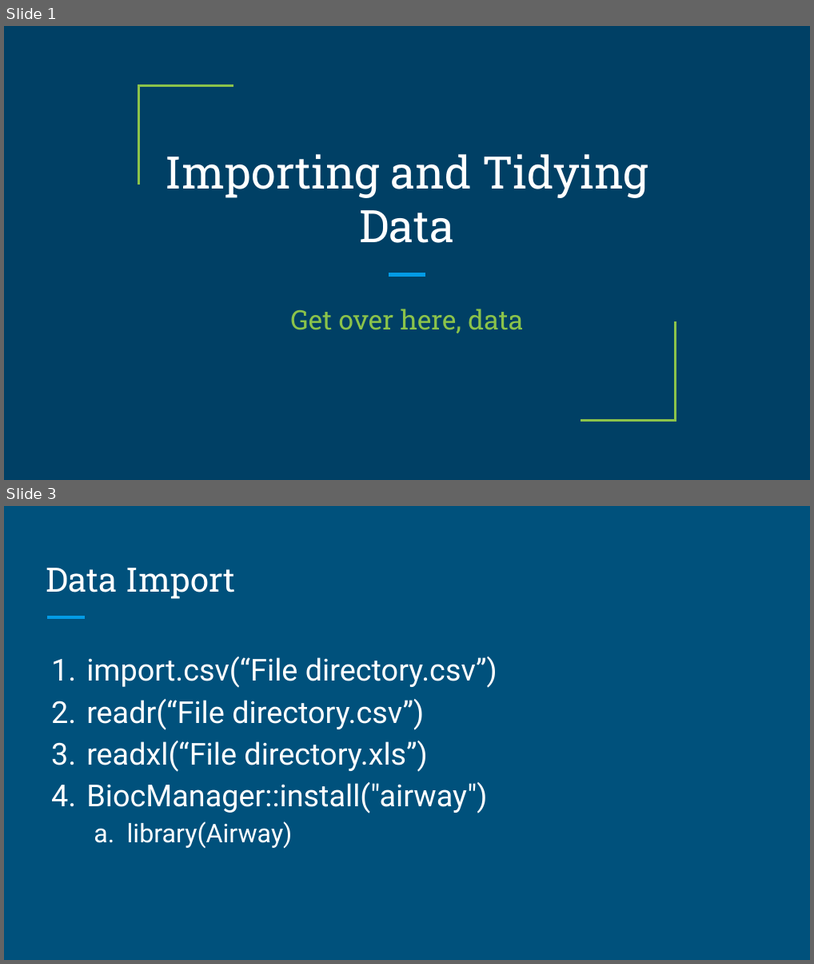
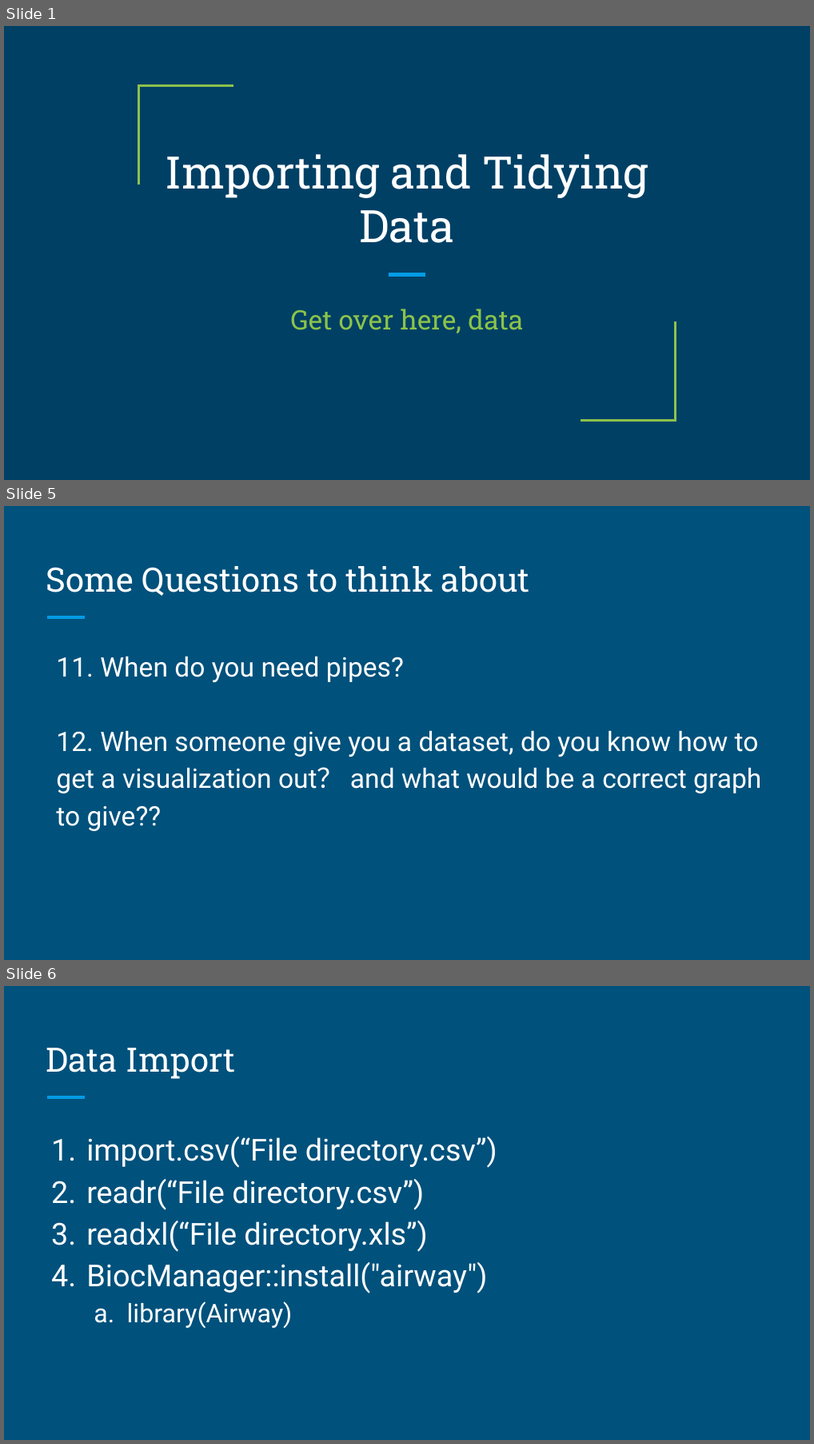
Before and after one commit to brandonyph/APB-Workshop-DataAnalyticsEssentials, a slide deck: Week6-Tidying-Data/W6-Tidying Data.pptx. Shown one above the other, each under a label of ours: slides 1 and 3 before the commit, slides 1, 5 and 6 after it; the slides between them are not shown. The pictures are 814x964 and 814x1444 pixels, drawn with LibreOffice and Linux fonts; fonts in the diff are those of the drawing. Boxes give left, top, right and bottom in pixels: in the first picture for what was removed or moved away, otherwise in the second. Text is boxed around its words. In the diff, an @@ line names an element or a change of style, - is before the commit and + after.

```diff
--- a/Week6-Tidying-Data/W6-Tidying Data.pptx
+++ b/Week6-Tidying-Data/W6-Tidying Data.pptx
@@ slide 5 added at (x1=4, y1=506, x2=810, y2=960), background #00517C; not listed: 1 template element that a slide beside it also shows @@
@@ title added at (x1=46, y1=566, x2=530, y2=596), 30 pt, text #FFFFFF @@
+Some Questions to think about
@@ text added at (x1=56, y1=656, x2=762, y2=831), 24 pt, text #FFFFFF @@
+11. When do you need pipes?
+12. When someone give you a dataset, do you know how to get a visualization out？ and what would be a correct graph to give??
@@ what was slide 3 is now slide 6 @@
```
Also in this commit, not shown: 8 slides changed, 2 other slides added, 1 slide removed, 4 other files.
